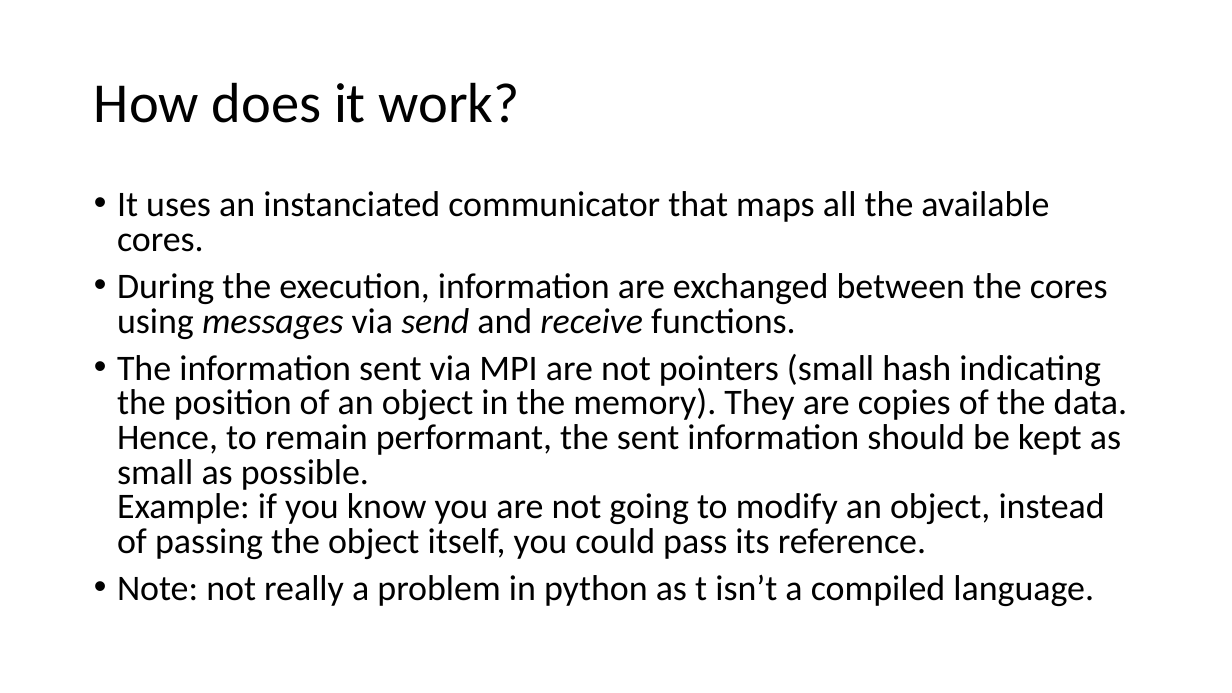
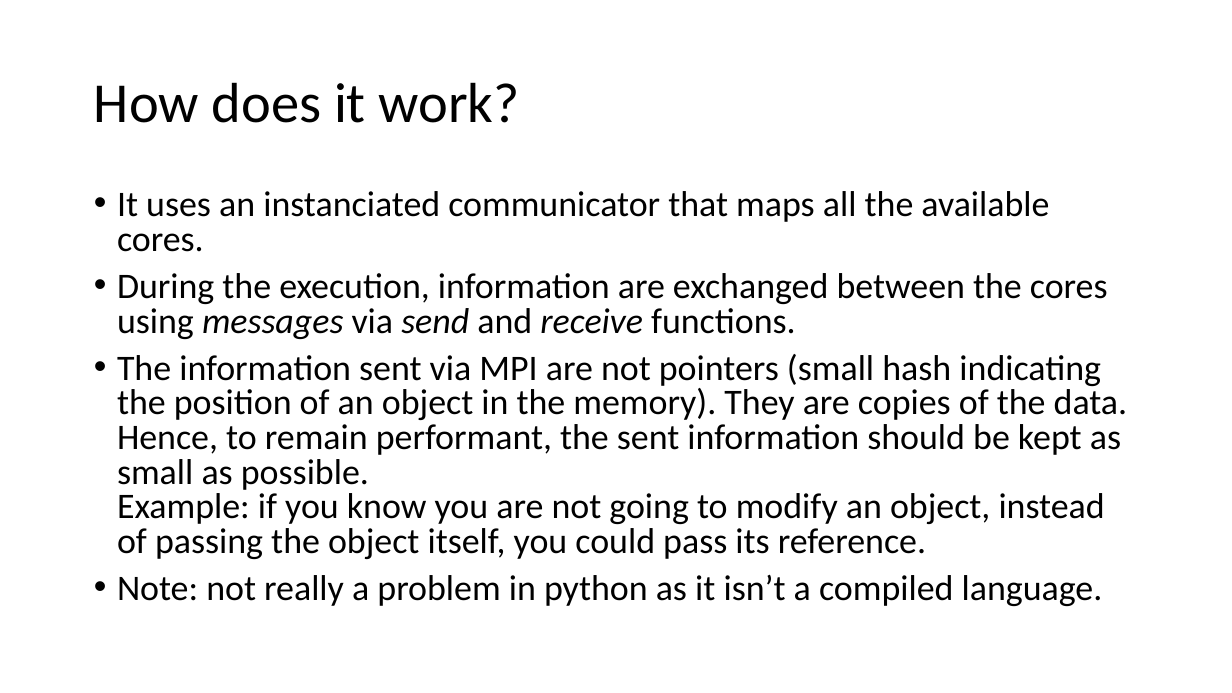
Before and after one commit to xavierbellagamba/MPI_example, a slide deck: slide 9 of MPI.pptx (slide 6 before the commit). Drawn at 1232x693 pixels with LibreOffice and Linux fonts; fonts in the diff are those of the drawing. Boxes give left, top, right and bottom in pixels: in the first picture for what was removed or moved away, otherwise in the second. Text is boxed around its words. In the diff, an @@ line names an element or a change of style, - is before the commit and + after.

```diff
--- a/MPI.pptx
+++ b/MPI.pptx
@@ text at bbox=[117, 574, 1103, 606]: text changed @@
-• Note: not really a problem in python as t isn’t a compiled language.
+• Note: not really a problem in python as it isn’t a compiled language.
```
Also in this commit, not shown: 5 other slides changed, 4 slides added.
